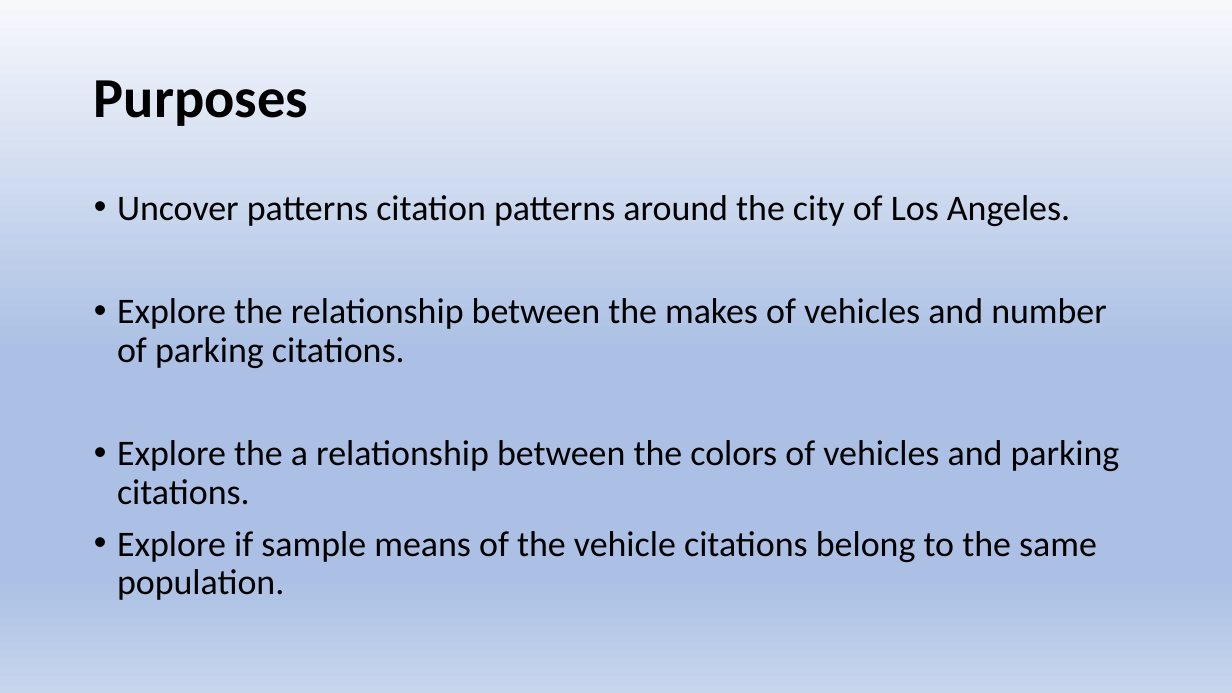
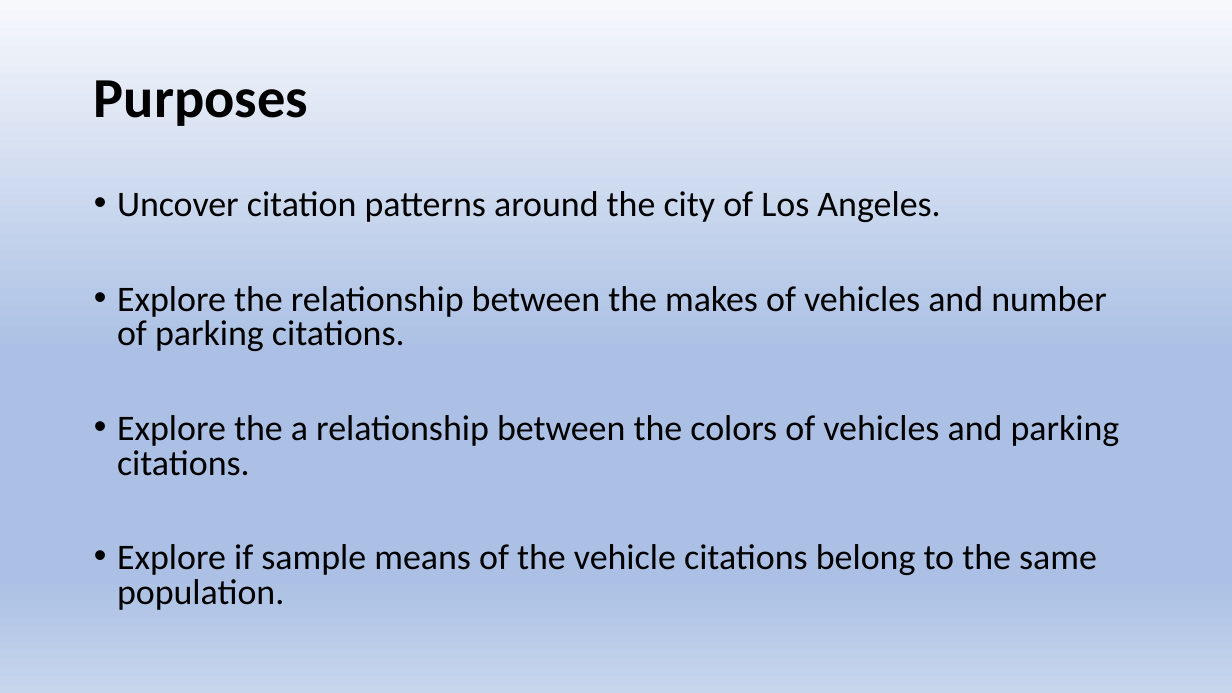
Before and after one commit to chele0630/Team3_Project1, a slide deck: slide 3 of Citation_Py_PPT.pptx. Drawn at 1232x693 pixels with LibreOffice and Linux fonts; fonts in the diff are those of the drawing. Boxes give left, top, right and bottom in pixels: in the first picture for what was removed or moved away, otherwise in the second. Text is boxed around its words. In the diff, an @@ line names an element or a change of style, - is before the commit and + after.

```diff
--- a/Citation_Py_PPT.pptx
+++ b/Citation_Py_PPT.pptx
@@ text at (117, 191, 940, 222): text changed @@
-• Uncover patterns citation patterns around the city of Los Angeles.
+• Uncover citation patterns around the city of Los Angeles.
@@ text at (117, 286, 1120, 610): line spacing 0.9 to 0.8 @@
```
Also in this commit, not shown: 7 other slides changed, 3 other files.
